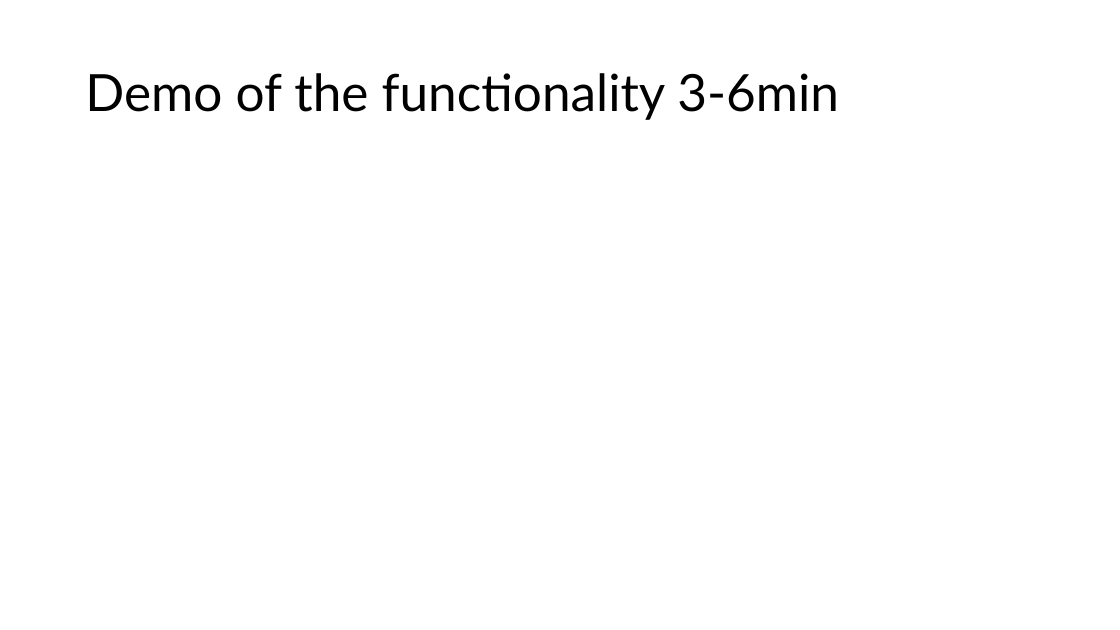
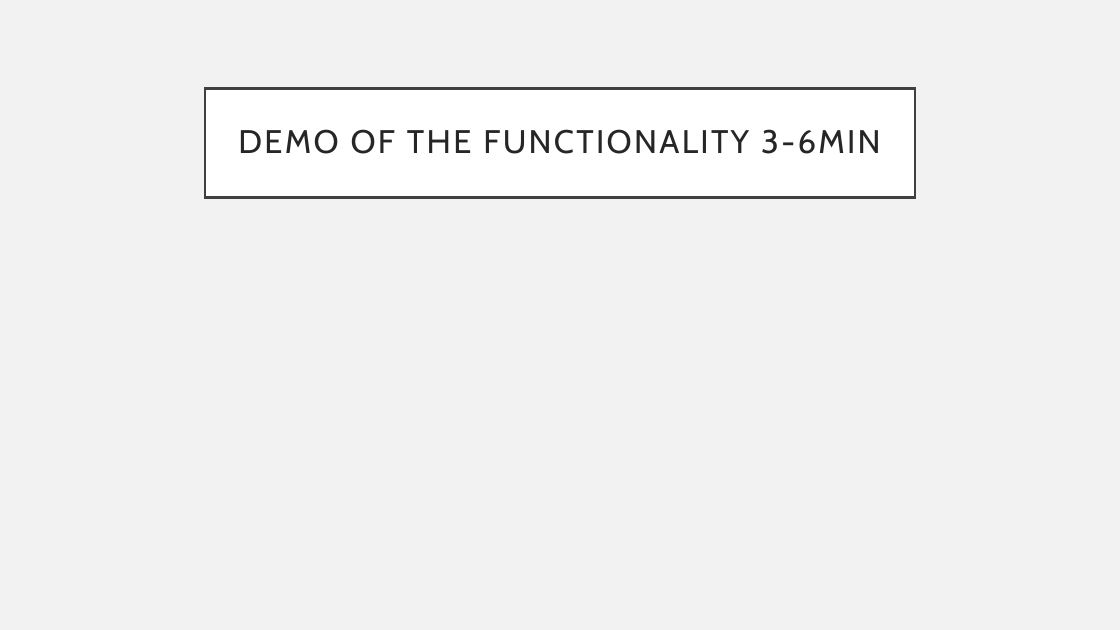
Before and after one commit to Osterie/IDATA2301_IDATA2306_GROUP_7, a slide deck: slide 10 of group7-idata2301-idata2306-presentation.pptx (slide 9 before the commit). Drawn at 1120x630 pixels with LibreOffice and Linux fonts; fonts in the diff are those of the drawing. Boxes give left, top, right and bottom in pixels: in the first picture for what was removed or moved away, otherwise in the second. Text is boxed around its words. In the diff, an @@ line names an element or a change of style, - is before the commit and + after.

```diff
--- a/group7-idata2301-idata2306-presentation.pptx
+++ b/group7-idata2301-idata2306-presentation.pptx
@@ background #FFFFFF to #F2F2F2 @@
@@ title "DEMO OF THE FUNCTIONALITY 3-6MIN": place and size @@
-title "DEMO OF THE FUNCTIONALITY 3-6MIN" at box(85, 73, 839, 120)
+title "DEMO OF THE FUNCTIONALITY 3-6MIN" at box(205, 88, 915, 197)
@@ title "DEMO OF THE FUNCTIONALITY 3-6MIN" at box(205, 88, 915, 197): fill none to #FFFFFF; outline none to #404040 2.5 pt @@
@@ title at box(238, 129, 880, 154): text changed; size 44 to 28 pt; font Lato to Cabin; text colour #000000 to #262626 @@
-Demo of the functionality 3-6min
+DEMO OF THE FUNCTIONALITY 3-6MIN
```
Also in this commit, not shown: 20 other slides changed, 1 slide added.
